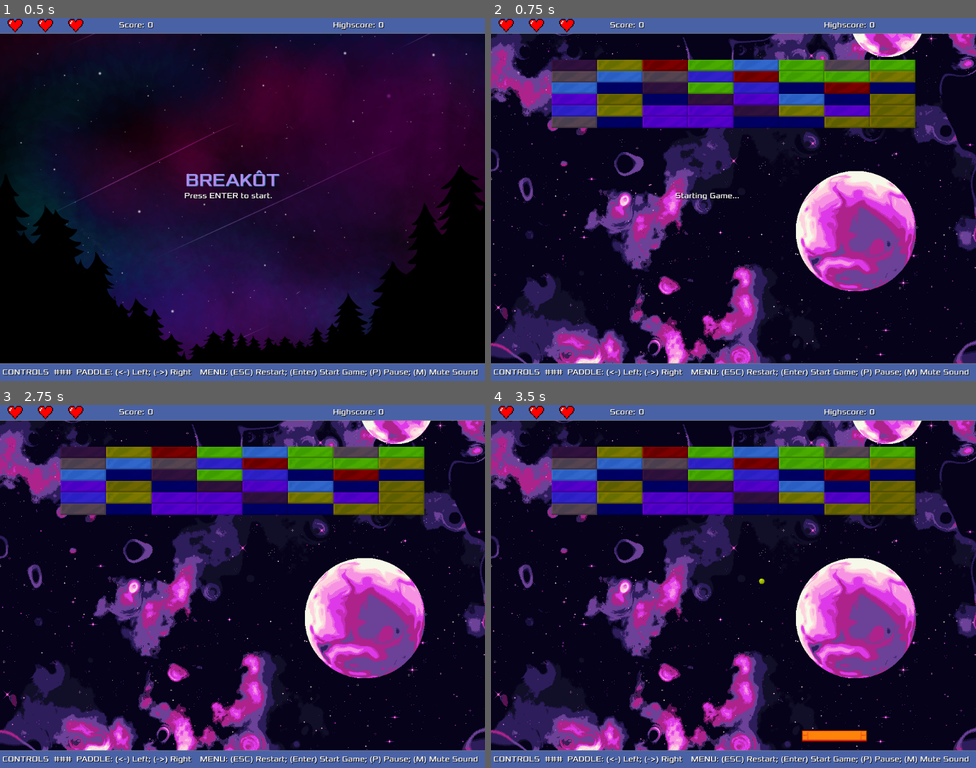
Above: before the commit, frames 1-4 (two rows, left to right).
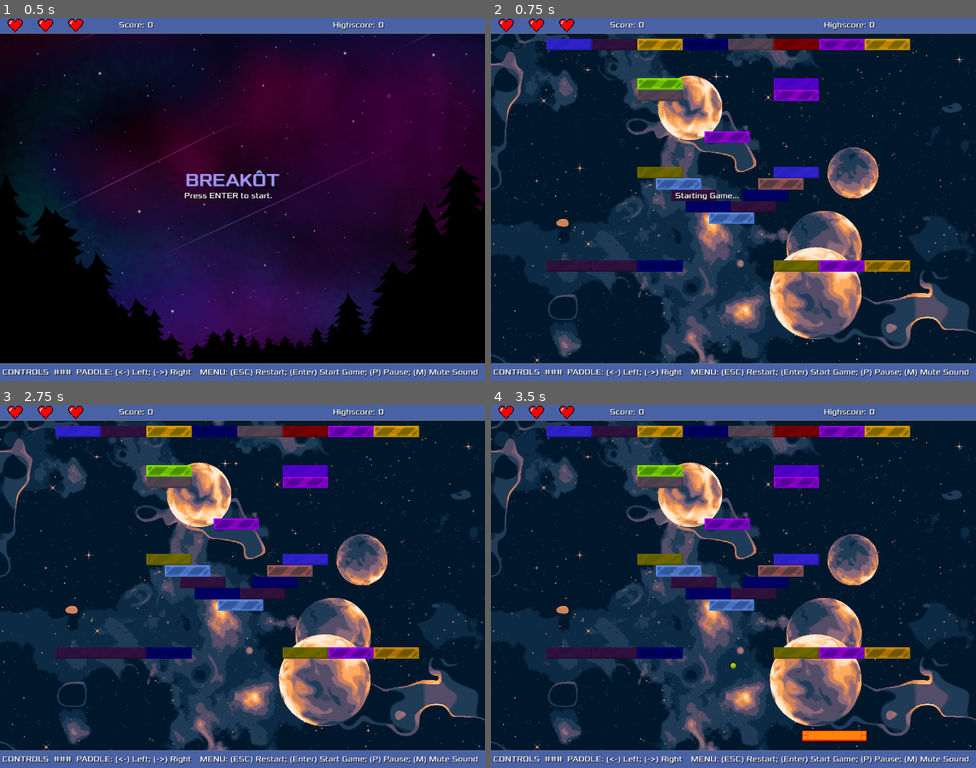
Above: after the commit, the same moments.

Repository: cristiadu/breakot
Game: Godot game, scene res://Main.tscn
The game is run twice, just before and just after one commit, with the same random seed, the same clock (stepped at 60 frames per second) and the same inputs.
Inputs:
- Up to frame 1 (0.5 s): no input
- Up to frame 2 (0.75 s): tap Enter (ui_accept) at 0.5, 0.6 s; hold Right (ui_right) from 0.53 s (still down)
- Up to frame 3 (2.75 s): tap Enter (ui_accept) at 0.77, 1.07, 1.25, 1.35, 1.52, 1.82, 2, 2.1 s; release Right (ui_right) at 1.28 s; hold Left (ui_left) 1.28-2.03 s; hold Right (ui_right) from 2.03 s (still down)
- Up to frame 4 (3.5 s): keep holding Right (ui_right); tap Enter (ui_accept) at 2.75, 2.85, 3.02, 3.32 s

Frame 1 is identical in both runs. In frame 2, 61% of the frame differs, in the area x 0-100%, y 4-96%; in frame 3, 61%; in frame 4, 61%.

Commit message:
adding audio for other game events, and adjusting their volume

Diff:
--- a/Ball.gd
+++ b/Ball.gd
@@ -2,7 +2,7 @@
 
 signal lost_life
 
-@export var initial_speed = 225.0
+@export var initial_speed = 200.0
 @export var speed_increment = 25.0
 @export var speed_increment_interval = 6.0
 
--- a/HUD.gd
+++ b/HUD.gd
@@ -15,7 +15,6 @@
 
 func _ready():
 	var err = self.tree_exiting.connect(on_HUD_destroy)
-
 	if err:
 		print("Error when linking HUD delete behavior")
 
--- a/Main.gd
+++ b/Main.gd
@@ -32,7 +32,7 @@
 func _process(_delta):
 	if $HUD/TitleBackground.visible and Input.is_action_just_pressed("ui_accept"):
 		# Game can be re-initalized only from title screen.
-		current_level_number = 1
+		current_level_number = 2
 		$StartGameSound.play()
 		start_level(current_level_number)
 	if Input.is_action_just_pressed("ui_cancel") and not $HUD/TitleBackground.visible:
@@ -58,11 +58,13 @@
 func on_level_won():
 	pause_game_objects()
 	if current_level_number < total_levels:
+		$LevelWonSound.play()
 		$HUD.show_message("You Won This Level!\nLoading next one...")
 		current_level_number += 1
 		await get_tree().create_timer(3).timeout
 		start_level(current_level_number)
 	else:
+		$GameWonSound.play()
 		game_started = false
 		$HUD.show_message("You Won The Game!\nPress ESC to go back to title screen.", false)
 
@@ -70,10 +72,12 @@
 func on_level_lost():
 	game_started = false
 	pause_game_objects()
+	$GameLostSound.play()
 	$HUD.show_message("Game Over!\nPress ESC to go back to title screen.", false)
 
 
 func on_life_lost():
+	$LifeLostSound.play()
 	$Ball.pause()
 	$Ball.reset(current_level.get_node("StartingBallPosition").position)
 	$HUD.life_lost()
--- a/Main.tscn
+++ b/Main.tscn
@@ -7,6 +7,9 @@
 [ext_resource type="PackedScene" uid="uid://b6nlhfre4rv3w" path="res://Paddle.tscn" id="5"]
 [ext_resource type="PackedScene" uid="uid://cp5auh6tptpuv" path="res://Ball.tscn" id="6"]
 [ext_resource type="AudioStream" uid="uid://seuh08dkamnc" path="res://assets/audio/cancel.wav" id="7"]
+[ext_resource type="AudioStream" uid="uid://da0uajrlgclc6" path="res://assets/audio/life_lost.wav" id="8_364yx"]
+[ext_resource type="AudioStream" uid="uid://dqlh0xi1dnsbb" path="res://assets/audio/level_won.wav" id="9_irfrh"]
+[ext_resource type="AudioStream" uid="uid://b73spnr83ef5u" path="res://assets/audio/game_lost.wav" id="10_u2h3h"]
 
 [sub_resource type="SegmentShape2D" id="1"]
 b = Vector2(0, 1024)
@@ -65,3 +68,19 @@
 
 [node name="CancelSound" type="AudioStreamPlayer" parent="."]
 stream = ExtResource("7")
+
+[node name="LifeLostSound" type="AudioStreamPlayer" parent="."]
+stream = ExtResource("8_364yx")
+volume_db = -10.0
+
+[node name="LevelWonSound" type="AudioStreamPlayer" parent="."]
+stream = ExtResource("9_irfrh")
+volume_db = -10.0
+
+[node name="GameLostSound" type="AudioStreamPlayer" parent="."]
+stream = ExtResource("10_u2h3h")
+volume_db = -10.0
+
+[node name="GameWonSound" type="AudioStreamPlayer" parent="."]
+stream = ExtResource("9_irfrh")
+volume_db = -10.0
--- a/blocks/BubbleBlock.tscn
+++ b/blocks/BubbleBlock.tscn
@@ -35,3 +35,4 @@
 
 [node name="HitSound" type="AudioStreamPlayer" parent="."]
 stream = ExtResource("3")
+volume_db = -10.0
--- a/blocks/CrackeableGlassBlock.tscn
+++ b/blocks/CrackeableGlassBlock.tscn
@@ -4,7 +4,7 @@
 [ext_resource type="Script" path="res://blocks/CrackeableGlassBlock.gd" id="2"]
 [ext_resource type="Texture2D" uid="uid://c14xxmbecql3v" path="res://assets/block_glass_1_cracked.png" id="3"]
 [ext_resource type="AudioStream" uid="uid://fk61t7fuiruv" path="res://assets/audio/block_glass.wav" id="4"]
-[ext_resource type="AudioStream" uid="uid://tmcffx0noed" path="res://assets/audio/block_bubble.wav" id="5_lf0y7"]
+[ext_resource type="AudioStream" uid="uid://ce28jevbs08r7" path="res://assets/audio/block_cracked.wav" id="5_f5kmf"]
 
 [sub_resource type="SpriteFrames" id="2"]
 animations = [{
@@ -57,6 +57,8 @@
 
 [node name="HitSound" type="AudioStreamPlayer" parent="."]
 stream = ExtResource("4")
+volume_db = -10.0
 
 [node name="CrackSound" type="AudioStreamPlayer" parent="."]
-stream = ExtResource("5_lf0y7")
+stream = ExtResource("5_f5kmf")
+volume_db = -10.0
--- a/blocks/MetalBlock.tscn
+++ b/blocks/MetalBlock.tscn
@@ -36,3 +36,4 @@
 
 [node name="HitSound" type="AudioStreamPlayer" parent="."]
 stream = ExtResource("3")
+volume_db = -10.0
--- a/blocks/WeakGlassBlock.tscn
+++ b/blocks/WeakGlassBlock.tscn
@@ -35,3 +35,4 @@
 
 [node name="HitSound" type="AudioStreamPlayer" parent="."]
 stream = ExtResource("3")
+volume_db = -10.0
--- a/levels/Level2.tscn
+++ b/levels/Level2.tscn
@@ -69,7 +69,7 @@
 position = Vector2(645, 523)
 
 [node name="WeakGlassBlock2" parent="Blocks" instance=ExtResource("3")]
-position = Vector2(364, 326)
+position = Vector2(357, 326)
 
 [node name="CrackeableGlassBlock2" parent="Blocks" instance=ExtResource("2")]
 position = Vector2(396, 350)
@@ -93,13 +93,13 @@
 position = Vector2(612, 350)
 
 [node name="WeakGlassBlock5" parent="Blocks" instance=ExtResource("3")]
-position = Vector2(644, 326)
+position = Vector2(645, 326)
 
 [node name="CrackeableGlassBlock5" parent="Blocks" instance=ExtResource("2")]
 position = Vector2(499, 251)
 
 [node name="StartingBallPosition" type="Marker2D" parent="."]
-position = Vector2(524, 290)
+position = Vector2(448, 486)
 
 [node name="StartingPaddlePosition" type="Marker2D" parent="."]
 position = Vector2(500, 700)
Not shown: 1 places in Main.tscn that only renumber resources
Not shown, added: assets/audio/block_cracked.wav.import
Not shown, added: assets/audio/game_lost.wav.import
Not shown, added: assets/audio/level_won.wav.import
Not shown, added: assets/audio/life_lost.wav.import
Not shown, added: assets/audio/life_lost_2.wav.import
Not shown, added: assets/audio/block_cracked.wav
Not shown, added: assets/audio/game_lost.wav
Not shown, added: assets/audio/level_won.wav
Not shown, added: assets/audio/life_lost.wav
Not shown, added: assets/audio/life_lost_2.wav
